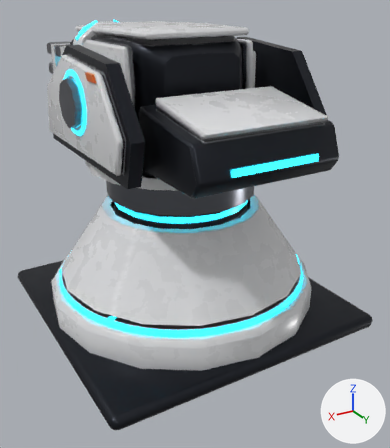
An edit to the glTF model Tools/ModelFactory/R4SixStyles1/models/01_CleanFuturistic/R4W_Basic/R4W_Basic.glb, drawn before and after from the same camera.
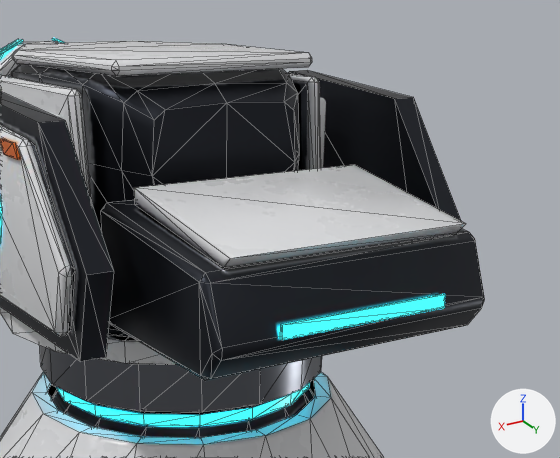
Old and new are each drawn whole from a camera (50 mm lens) standing at (0.439, 0.78, 0.286) and looking at (-0.074, -0.075, -0.142) and again close up on the part from 22% to 97% of the width and 0% to 54% of the height. Lighting does not change. The marker at lower right points along +X, +Y and +Z. The last two pictures show the newer version. The close-ups show mesh edges as thin lines. Where no turn or scale is listed for an object, it has been applied to the vertices. Vertices at exactly the same position are counted once.

Objects in the first close-up: 'R4W_Basic_Base', 'R4W_Basic_Pitch', 'R4W_Basic_Ring', 'R4W_Basic_Yaw' and 1 more.
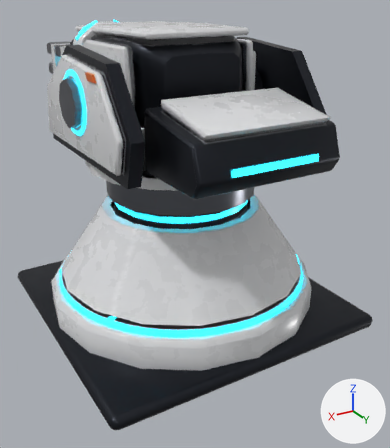
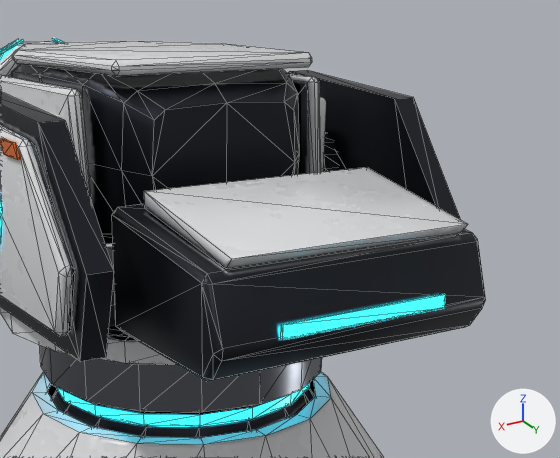
Edits to the bpy script that builds the scene:
```text
Change me_r4w_basic_yaw:
    used by ob_r4w_basic_yaw; parent = ob_gunpivot; location = (0.0, 0.0, 0.0)
    remove me_r4w_basic_yaw.from_pydata(...)  # 372 vertices, 696 faces; spans x -0.19..0.19, y -0.17..0.257, z -0.117..0.077
    add me_r4w_basic_yaw.from_pydata(...)  # 500 vertices, 952 faces; spans x -0.19..0.19, y -0.17..0.257, z -0.117..0.077
    me_r4w_basic_yaw part 1: a new loose piece of 64 vertices spanning x -0.15..-0.131, y -0.03..0.03, z -0.03..0.03, in mat_r4p_trim
    me_r4w_basic_yaw part 2
    10 vertices in x -0.118..0.118, y 0.234..0.248, z -0.085..-0.007 move by (0.0, 0.002, 0.0)
    8 vertices in x -0.118..0.118, y 0.231..0.232, z -0.089..-0.015 move by (0.0, 0.003, 0.0)
    8 vertices in x -0.118..0.118, y 0.091, z -0.089..0.004 move by (0.0, 0.017, 0.0)
    4 vertices in x -0.1..0.1, y 0.11, z 0.005..0.017 move by (0.0, 0.016, 0.0)
    4 vertices in x -0.113..0.113, y 0.086, z -0.084..0.0 move by (0.0, 0.018, 0.0)
    4 vertices in x -0.113..0.113, y 0.251..0.252, z -0.069..-0.06 move by (0.0, 0.001, 0.0)
    other edits to the shape of me_r4w_basic_yaw do not show in these pictures
```

Boxes [x1, y1, x2, y2] around the edits, measured in the close-ups (560 x 458 px; the box of a moved part takes in the faces that stretch with it):
'R4W_Basic_Yaw', reshaped
    before: [0, 70, 485, 380]
    after: [0, 70, 486, 382]
part 1 of me_r4w_basic_yaw, added
    after: [323, 132, 339, 172]
part 2 of me_r4w_basic_yaw, moved or reshaped
    before: [101, 165, 485, 380]
    after: [112, 167, 486, 382]
